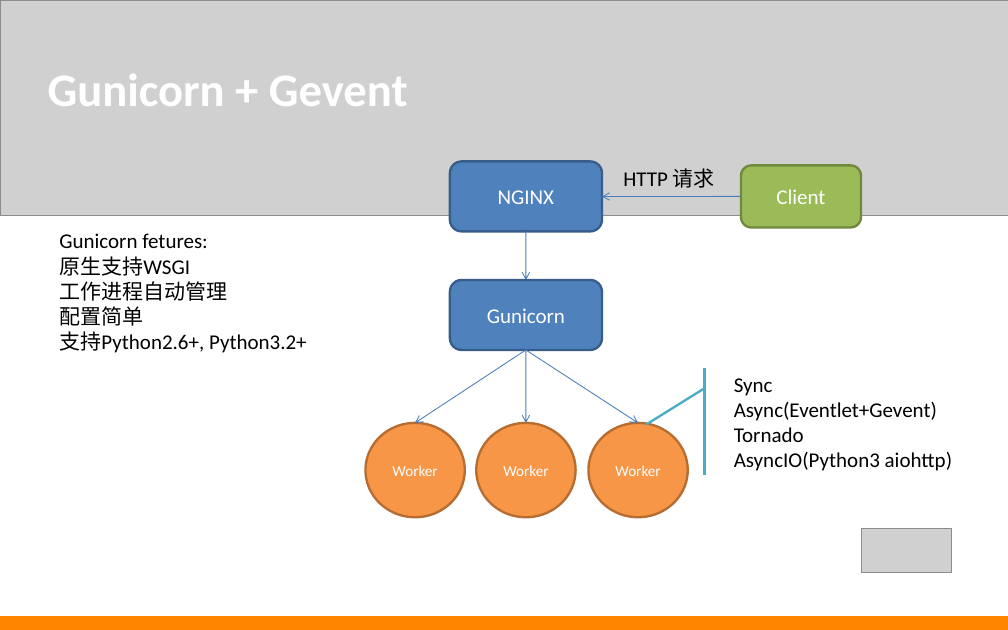
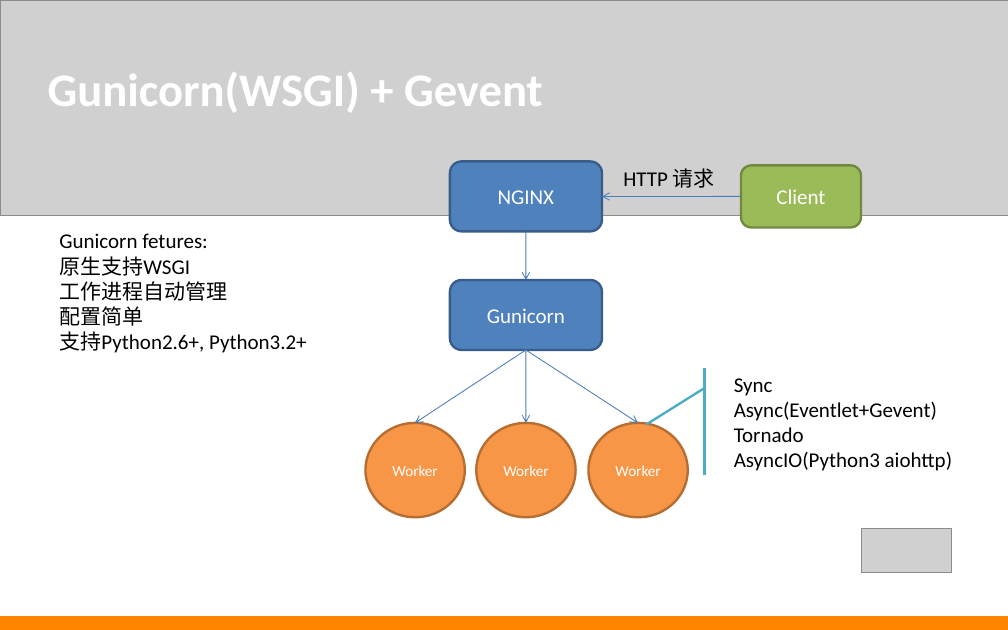
Before and after one commit to by46/mnemosyne, a slide deck: slide 18 of ppt/restful.ppt (slide 16 before the commit). Drawn at 1008x630 pixels with LibreOffice and Linux fonts; fonts in the diff are those of the drawing; grey boxes stand for pictures. Boxes give left, top, right and bottom in pixels: in the first picture for what was removed or moved away, otherwise in the second. Text is boxed around its words. In the diff, an @@ line names an element or a change of style, - is before the commit and + after.

Commit message:
feat: fix bug

```diff
--- a/ppt/restful.ppt
+++ b/ppt/restful.ppt
@@ text at [48, 72, 543, 112]: text changed @@
-Gunicorn + Gevent
+Gunicorn(WSGI) + Gevent
```
Also in this commit, not shown: 3 other slides changed, 3 slides added, 1 slide removed.
